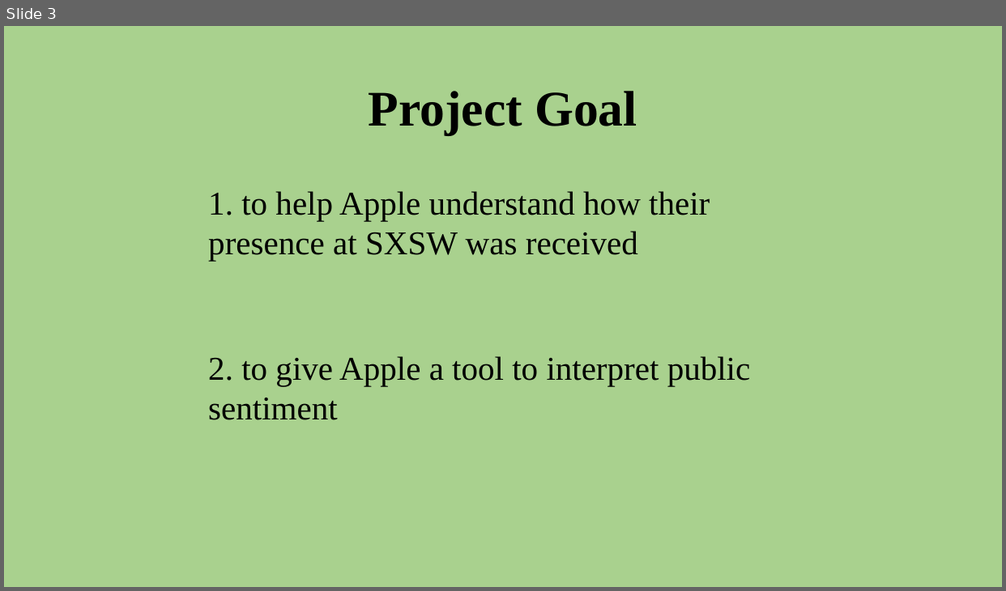
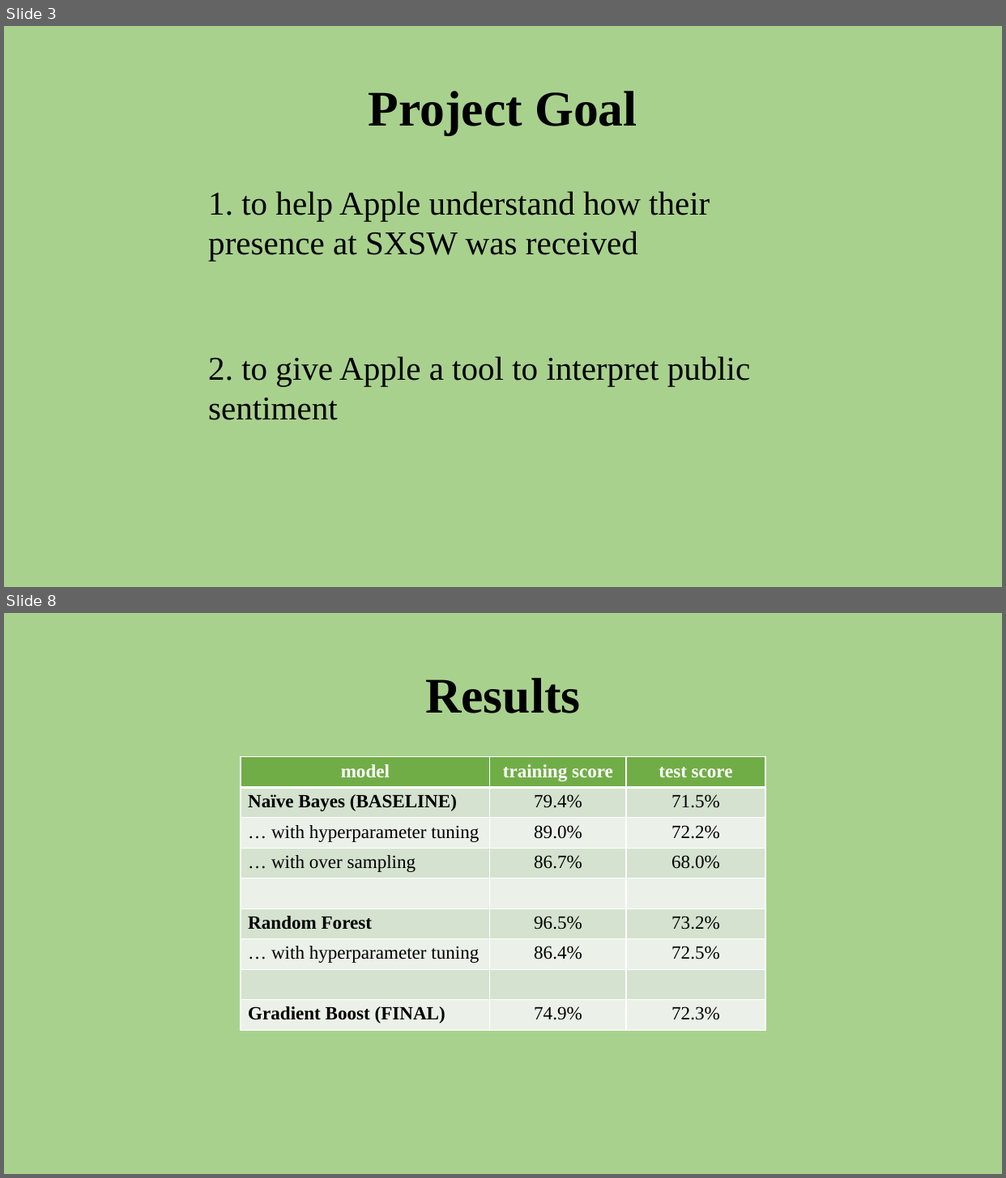
Before and after one commit to aarongalbraith/flatiron-phase4-project, a slide deck: presentation.pptx. Shown one above the other, each under a label of ours: slide 3 before the commit, slides 3 and 8 after it; the slides between them are not shown. The pictures are 1006x591 and 1006x1178 pixels, drawn with LibreOffice and Linux fonts; fonts in the diff are those of the drawing. Boxes give left, top, right and bottom in pixels: in the first picture for what was removed or moved away, otherwise in the second. Text is boxed around its words. In the diff, an @@ line names an element or a change of style, - is before the commit and + after.

```diff
--- a/presentation.pptx
+++ b/presentation.pptx
@@ slide 8 added at (4,613,1002,1174), background #A9D18E @@
@@ title added at (425,678,580,713), 48 pt, text #000000, bold @@
+Results
@@ table added at (241,757,765,1031), 9 rows, 3 columns @@
+model | training score | test score
+Naïve Bayes (BASELINE) | 79.4% | 71.5%
+… with hyperparameter tuning | 89.0% | 72.2%
+… with over sampling | 86.7% | 68.0%
+ |  | 
+Random Forest | 96.5% | 73.2%
+… with hyperparameter tuning | 86.4% | 72.5%
+ |  | 
+Gradient Boost (FINAL) | 74.9% | 72.3%
```
Also in this commit, not shown: 2 slides changed, 6 other slides added, 3 slides removed, 14 other files.
